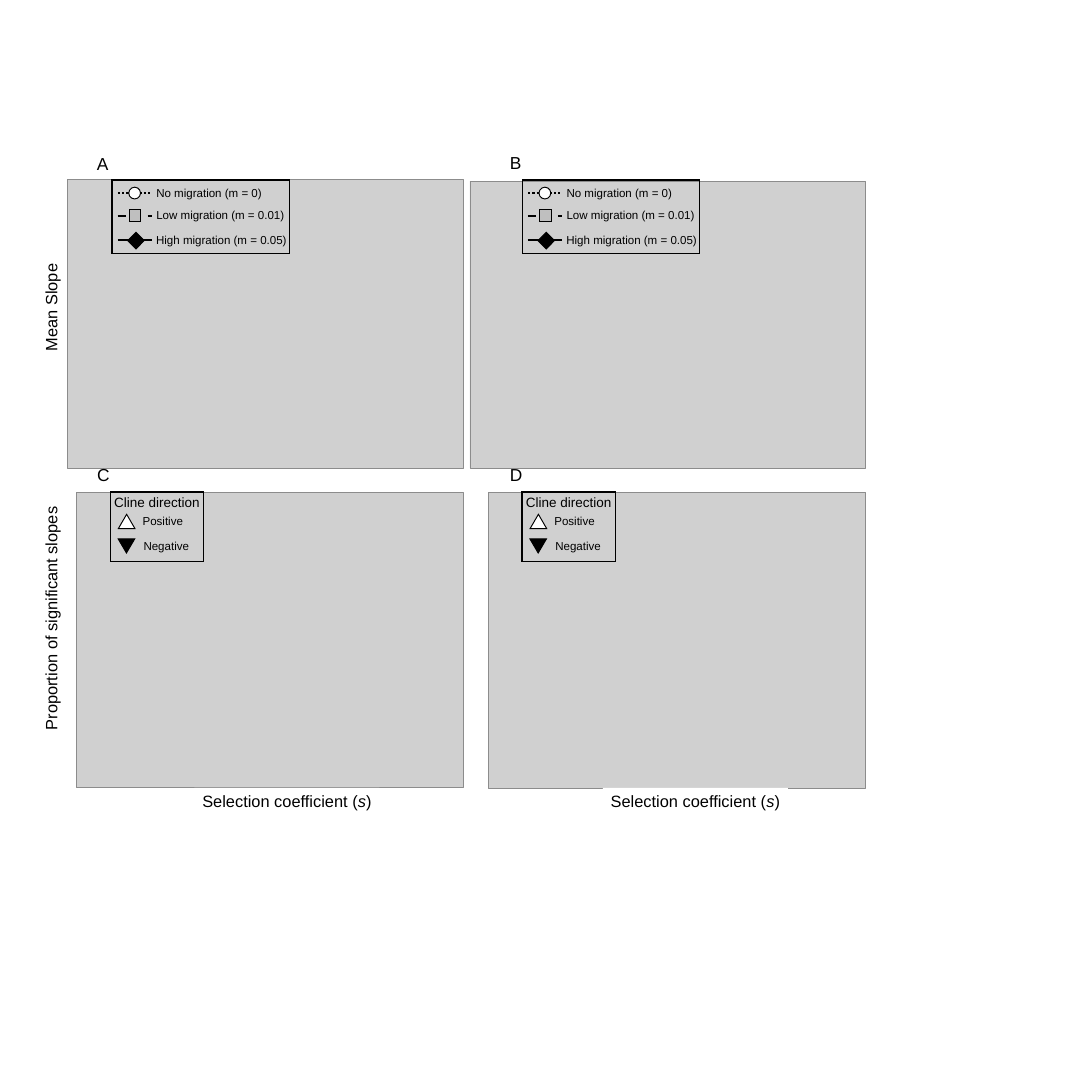
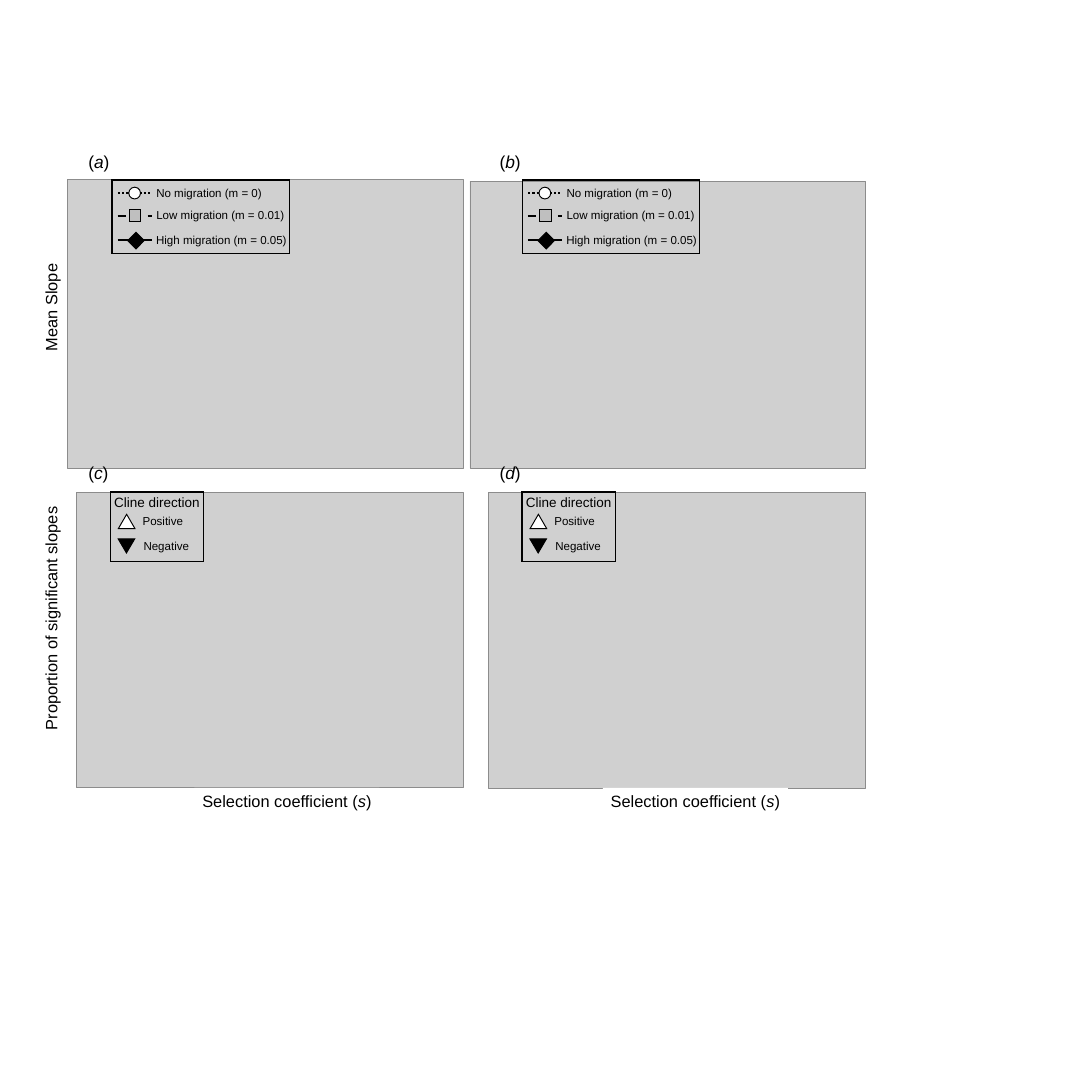
Before and after one commit to James-S-Santangelo/Simulating-Evolutionary-Clines-SEC-, a slide deck: slide 7 of SEC_Writings/SEC_Manuscript-Figures.pptx. Drawn at 1092x1092 pixels with LibreOffice and Linux fonts; fonts in the diff are those of the drawing; grey boxes stand for pictures. Boxes give left, top, right and bottom in pixels: in the first picture for what was removed or moved away, otherwise in the second. Text is boxed around its words. In the diff, an @@ line names an element or a change of style, - is before the commit and + after.

```diff
--- a/SEC_Writings/SEC_Manuscript-Figures.pptx
+++ b/SEC_Writings/SEC_Manuscript-Figures.pptx
@@ text at <box>88,155,109,172</box>: text changed @@
-A
+(a)
@@ text at <box>500,155,521,172</box>: text changed @@
-B
+(b)
@@ text at <box>88,466,108,483</box>: text changed @@
-C
+(c)
@@ text at <box>500,466,521,483</box>: text changed @@
-D
+(d)
```
Also in this commit, not shown: 5 other slides changed, 1 slide removed.
